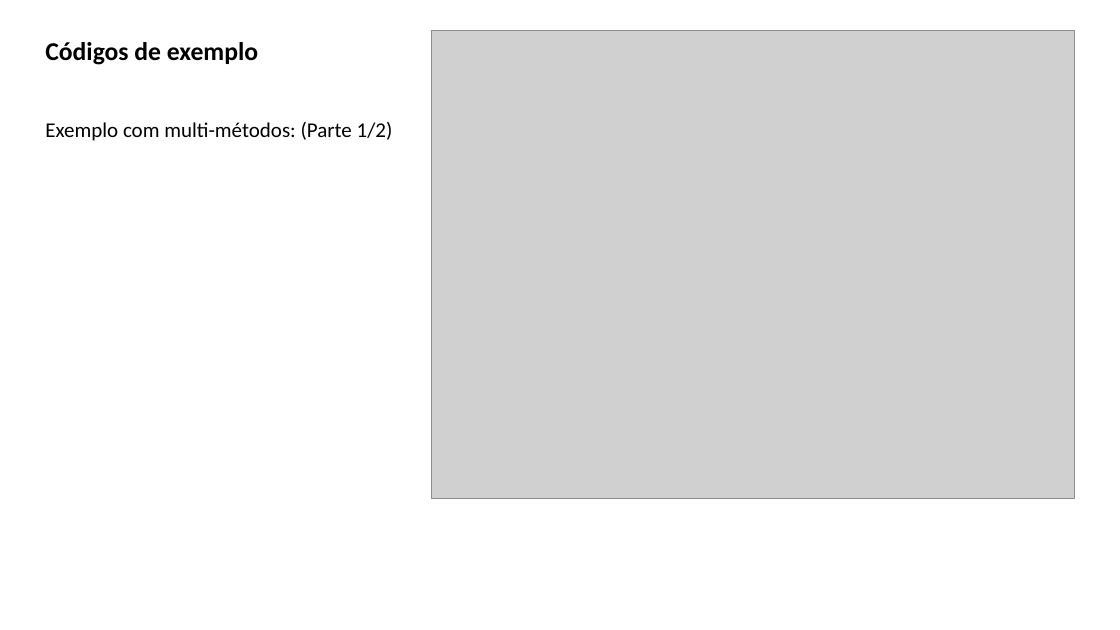
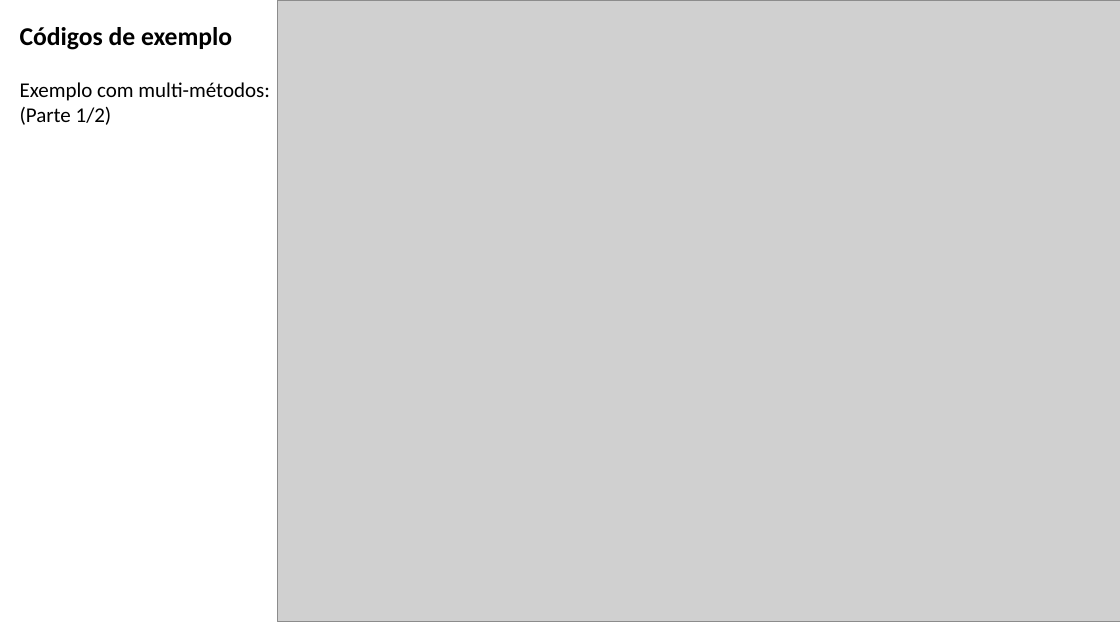
Before and after one commit to pedrogrisolia/EDL, a slide deck: slide 5 of tarefa-01/t1.3edl.pptx. Drawn at 1120x630 pixels with LibreOffice and Linux fonts; fonts in the diff are those of the drawing; grey boxes stand for pictures. Boxes give left, top, right and bottom in pixels: in the first picture for what was removed or moved away, otherwise in the second. Text is boxed around its words. In the diff, an @@ line names an element or a change of style, - is before the commit and + after.

```diff
--- a/tarefa-01/t1.3edl.pptx
+++ b/tarefa-01/t1.3edl.pptx
@@ text "Códigos de exemplo" moved from (x1=45, y1=42, x2=393, y2=141) to (x1=20, y1=27, x2=270, y2=125) @@
@@ picture resized from (x1=432, y1=31, x2=1075, y2=499) to (x1=277, y1=0, x2=1120, y2=622) @@
@@ text at (x1=20, y1=82, x2=270, y2=125): text changed @@
-Exemplo com multi-métodos: (Parte 1/2)
+Exemplo com multi-métodos:
+(Parte 1/2)
```
Also in this commit, not shown: 4 other slides changed.
